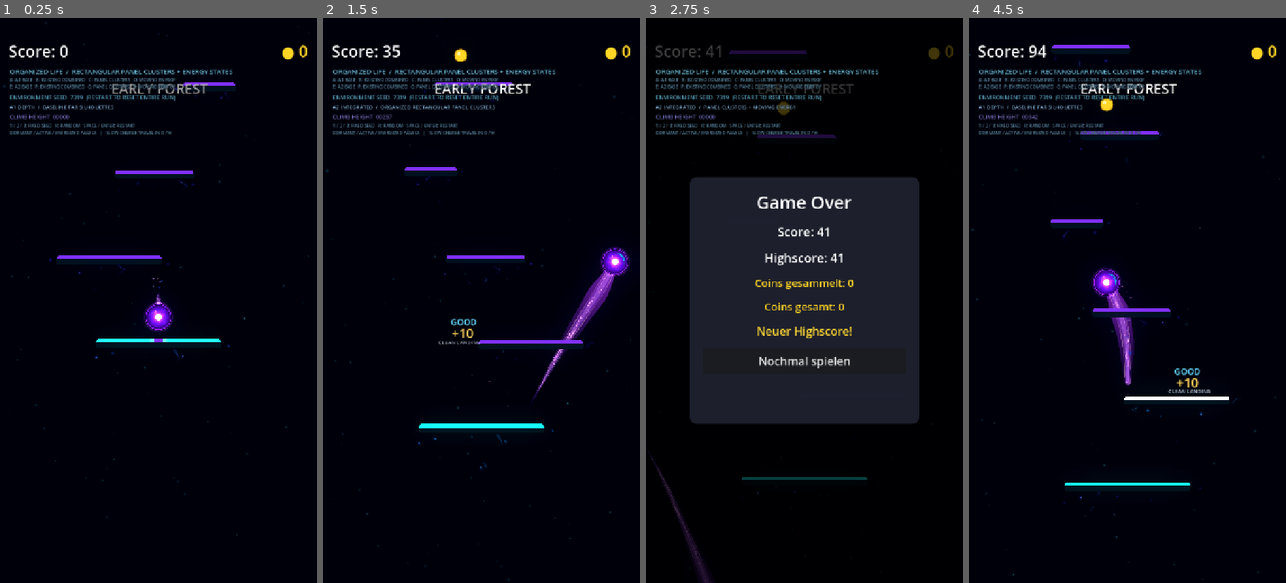
Above: before the commit, frames 1-4 (left to right).
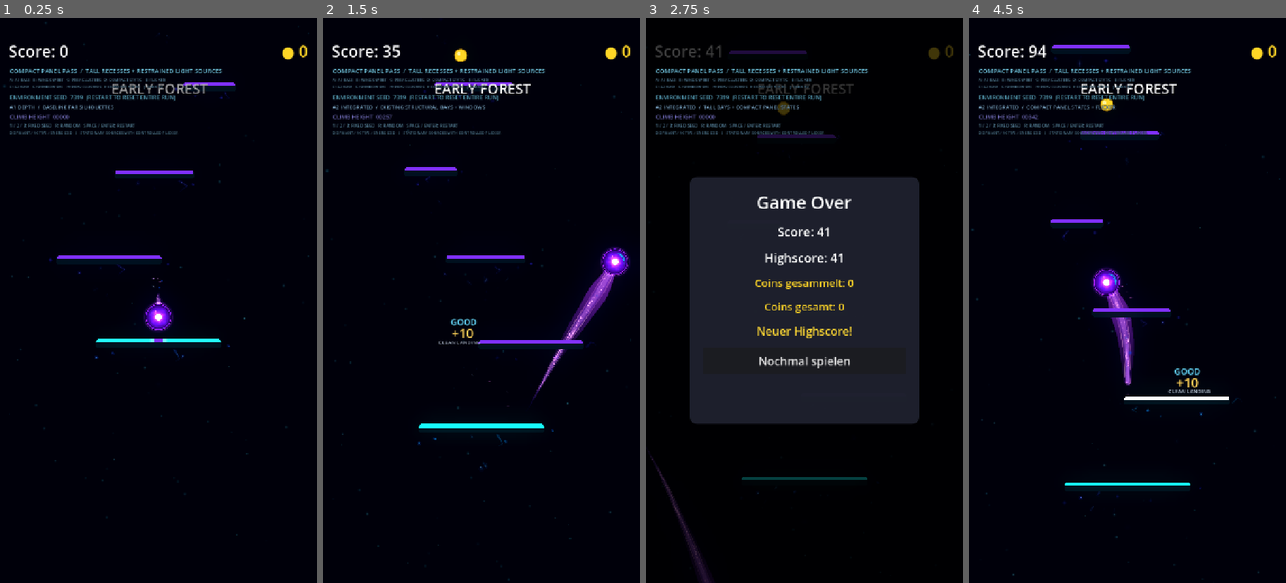
Above: after the commit, the same moments.

Repository: Kryodo/TowerJump
Game: Godot game, scene res://scenes/environment_architecture_panel_cluster_test.tscn
The game is run twice, just before and just after one commit, with the same random seed, the same clock (stepped at 60 frames per second) and the same inputs. This scene is started directly instead of the project's main scene.
Inputs (mouse positions are in pixels of both pictures, inside the frame that each line leads up to):
- Up to frame 1 (0.25 s): no input
- Up to frame 2 (1.5 s): tap Enter at 0.5 s; move the mouse to (551, 272) at 0.52 s; hold Right (ui_right) 0.53-1.25 s; tap F at 0.6 s; click (551, 272) at 0.67 s; tap Space at 0.77 s; tap G at 0.8 s; drag from (418, 328) to (465, 413) at 1.27 s
- Up to frame 3 (2.75 s): move the mouse to (836, 176) at 2.02 s; hold Right (ui_right) from 2.03 s (still down); tap H at 2.1 s; tap I at 2.3 s
- Up to frame 4 (4.5 s): release Right (ui_right) at 2.75 s; click "Nochmal spielen" at 2.75 s; drag from (1111, 413) to (1032, 215) at 3.52 s; move the mouse to (1222, 385) at 4.27 s; hold Left (ui_left) from 4.28 s (still down); tap J at 4.35 s

The runs differ from the first frame. In frame 1, 1.2% of the frame differs, in the area x 3-74%, y 9-21%; in frame 2, 1.4%; in frame 3, 1.3%; in frame 4, 1.4%.

Commit message:
Add compact panel and flicker comparison variants

Diff:
--- a/scripts/environment_architecture_panel_cluster_test.gd
+++ b/scripts/environment_architecture_panel_cluster_test.gd
@@ -1,6 +1,6 @@
 extends Node2D
-## Organized far-detail study: compares the existing treatment with deliberate
-## rectangular panel clusters and their dormant, active, and energized states.
+## Compact-panel refinement: compares the previous cluster layout with taller bays,
+## smaller light-bearing apertures, and restrained flicker instead of traveling pulses.
 ## The actual main scene is used; production gameplay files remain untouched.
 
 const MAIN_GAME_SCENE: PackedScene = preload("res://scenes/main.tscn")
@@ -18,16 +18,20 @@
 const LIFE_STRUCTURED_COMBINED: int = 5
 const LIFE_PANEL_CLUSTERS: int = 6
 const LIFE_PANEL_ENERGY_STATES: int = 7
+const LIFE_COMPACT_PANEL_STATES: int = 8
+const LIFE_COMPACT_PANEL_FLICKER: int = 9
 
 enum TestVariant {
 	A1_BASELINE,
 	A1_EXISTING_COMBINED,
 	A1_PANEL_CLUSTERS,
-	A1_PANEL_ENERGY_STATES,
+	A1_COMPACT_STATIC,
+	A1_COMPACT_FLICKER,
 	A2_BASELINE,
 	A2_EXISTING_COMBINED,
 	A2_PANEL_CLUSTERS,
-	A2_PANEL_ENERGY_STATES,
+	A2_COMPACT_STATIC,
+	A2_COMPACT_FLICKER,
 }
 
 @export var initial_seed: int = 7319
@@ -96,15 +100,19 @@
 		KEY_C:
 			_set_variant(TestVariant.A1_PANEL_CLUSTERS)
 		KEY_D:
-			_set_variant(TestVariant.A1_PANEL_ENERGY_STATES)
+			_set_variant(TestVariant.A1_COMPACT_STATIC)
 		KEY_E:
+			_set_variant(TestVariant.A1_COMPACT_FLICKER)
+		KEY_F:
 			_set_variant(TestVariant.A2_BASELINE)
-		KEY_F:
+		KEY_G:
 			_set_variant(TestVariant.A2_EXISTING_COMBINED)
-		KEY_G:
+		KEY_H:
 			_set_variant(TestVariant.A2_PANEL_CLUSTERS)
-		KEY_H:
-			_set_variant(TestVariant.A2_PANEL_ENERGY_STATES)
+		KEY_I:
+			_set_variant(TestVariant.A2_COMPACT_STATIC)
+		KEY_J:
+			_set_variant(TestVariant.A2_COMPACT_FLICKER)
 		KEY_1:
 			_set_seed(7319)
 		KEY_2:
@@ -141,14 +149,14 @@
 	add_child(canvas)
 
 	_add_label(canvas, Vector2(22.0, 110.0),
-		"ORGANIZED LIFE  /  RECTANGULAR PANEL CLUSTERS + ENERGY STATES",
-		15, Color(0.43, 0.75, 0.85, 0.95))
+		"COMPACT PANEL PASS  /  TALL RECESSES + RESTRAINED LIGHT SOURCES",
+		14, Color(0.43, 0.75, 0.85, 0.95))
 	_add_label(canvas, Vector2(22.0, 133.0),
-		"A: A1 BASE   B: EXISTING COMBINED   C: PANEL CLUSTERS   D: MOVING ENERGY",
-		10, Color(0.36, 0.54, 0.64, 0.95))
+		"A: A1 BASE   B: WINDOW REF   C: PREV CLUSTERS   D: COMPACT STATIC   E: FLICKER",
+		9, Color(0.36, 0.54, 0.64, 0.95))
 	_add_label(canvas, Vector2(22.0, 149.0),
-		"E: A2 BASE   F: EXISTING COMBINED   G: PANEL CLUSTERS   H: MOVING ENERGY",
-		10, Color(0.36, 0.54, 0.64, 0.95))
+		"F: A2 BASE   G: WINDOW REF   H: PREV CLUSTERS   I: COMPACT STATIC   J: FLICKER",
+		9, Color(0.36, 0.54, 0.64, 0.95))
 
 	_seed_label = Label.new()
 	_seed_label.position = Vector2(22.0, 171.0)
@@ -169,8 +177,8 @@
 		"1 / 2 / 3: FIXED SEED   R: RANDOM   SPACE / ENTER: RESTART",
 		10, Color(0.36, 0.54, 0.64, 0.90))
 	_add_label(canvas, Vector2(22.0, 253.0),
-		"DORMANT / ACTIVE / ENERGIZED PANELS   |   SLOW CHARGE TRAVEL IN D / H",
-		10, Color(0.36, 0.54, 0.64, 0.90))
+		"DORMANT / ACTIVE / ENERGIZED   |   STATIONARY SOURCES WITH CONTROLLED FLICKER",
+		9, Color(0.36, 0.54, 0.64, 0.90))
 	_update_seed_label(initial_seed)
 
 
@@ -210,9 +218,12 @@
 		TestVariant.A1_PANEL_CLUSTERS:
 			palette = PALETTE_A1_DEPTH
 			life = LIFE_PANEL_CLUSTERS
-		TestVariant.A1_PANEL_ENERGY_STATES:
-			palette = PALETTE_A1_DEPTH
-			life = LIFE_PANEL_ENERGY_STATES
+		TestVariant.A1_COMPACT_STATIC:
+			palette = PALETTE_A1_DEPTH
+			life = LIFE_COMPACT_PANEL_STATES
+		TestVariant.A1_COMPACT_FLICKER:
+			palette = PALETTE_A1_DEPTH
+			life = LIFE_COMPACT_PANEL_FLICKER
 		TestVariant.A2_BASELINE:
 			palette = PALETTE_A2_INTEGRATED
 			life = LIFE_BASELINE
@@ -222,9 +233,12 @@
 		TestVariant.A2_PANEL_CLUSTERS:
 			palette = PALETTE_A2_INTEGRATED
 			life = LIFE_PANEL_CLUSTERS
-		TestVariant.A2_PANEL_ENERGY_STATES:
-			palette = PALETTE_A2_INTEGRATED
-			life = LIFE_PANEL_ENERGY_STATES
+		TestVariant.A2_COMPACT_STATIC:
+			palette = PALETTE_A2_INTEGRATED
+			life = LIFE_COMPACT_PANEL_STATES
+		TestVariant.A2_COMPACT_FLICKER:
+			palette = PALETTE_A2_INTEGRATED
+			life = LIFE_COMPACT_PANEL_FLICKER
 
 	_background.call("set_palette_variant", palette)
 	_background.call("set_life_treatment", life)
@@ -259,17 +273,21 @@
 		TestVariant.A1_EXISTING_COMBINED:
 			_variant_label.text = "A1 DEPTH  /  EXISTING STRUCTURAL BAYS + WINDOWS"
 		TestVariant.A1_PANEL_CLUSTERS:
-			_variant_label.text = "A1 DEPTH  /  ORGANIZED RECTANGULAR PANEL CLUSTERS"
-		TestVariant.A1_PANEL_ENERGY_STATES:
-			_variant_label.text = "A1 DEPTH  /  PANEL CLUSTERS + MOVING ENERGY"
+			_variant_label.text = "A1 DEPTH  /  PREVIOUS LARGER PANEL CLUSTERS"
+		TestVariant.A1_COMPACT_STATIC:
+			_variant_label.text = "A1 DEPTH  /  TALL BAYS + COMPACT PANEL STATES"
+		TestVariant.A1_COMPACT_FLICKER:
+			_variant_label.text = "A1 DEPTH  /  COMPACT PANEL STATES + FLICKER"
 		TestVariant.A2_BASELINE:
 			_variant_label.text = "A2 INTEGRATED  /  BASELINE FAR SILHOUETTES"
 		TestVariant.A2_EXISTING_COMBINED:
 			_variant_label.text = "A2 INTEGRATED  /  EXISTING STRUCTURAL BAYS + WINDOWS"
 		TestVariant.A2_PANEL_CLUSTERS:
-			_variant_label.text = "A2 INTEGRATED  /  ORGANIZED RECTANGULAR PANEL CLUSTERS"
-		TestVariant.A2_PANEL_ENERGY_STATES:
-			_variant_label.text = "A2 INTEGRATED  /  PANEL CLUSTERS + MOVING ENERGY"
+			_variant_label.text = "A2 INTEGRATED  /  PREVIOUS LARGER PANEL CLUSTERS"
+		TestVariant.A2_COMPACT_STATIC:
+			_variant_label.text = "A2 INTEGRATED  /  TALL BAYS + COMPACT PANEL STATES"
+		TestVariant.A2_COMPACT_FLICKER:
+			_variant_label.text = "A2 INTEGRATED  /  COMPACT PANEL STATES + FLICKER"
 
 
 func _update_seed_label(value: int) -> void:
